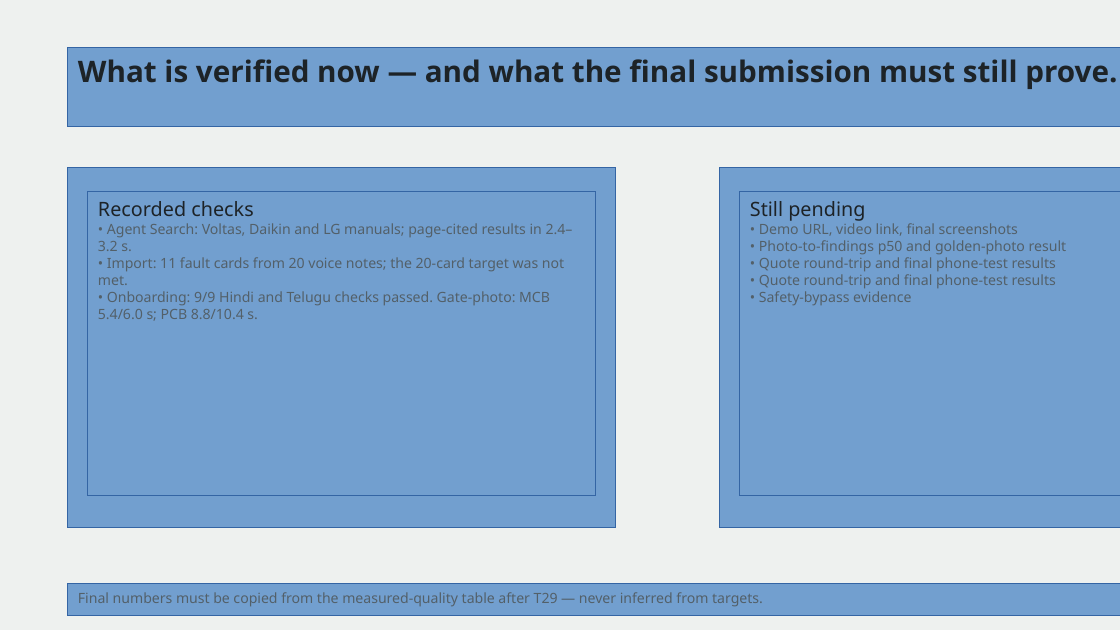
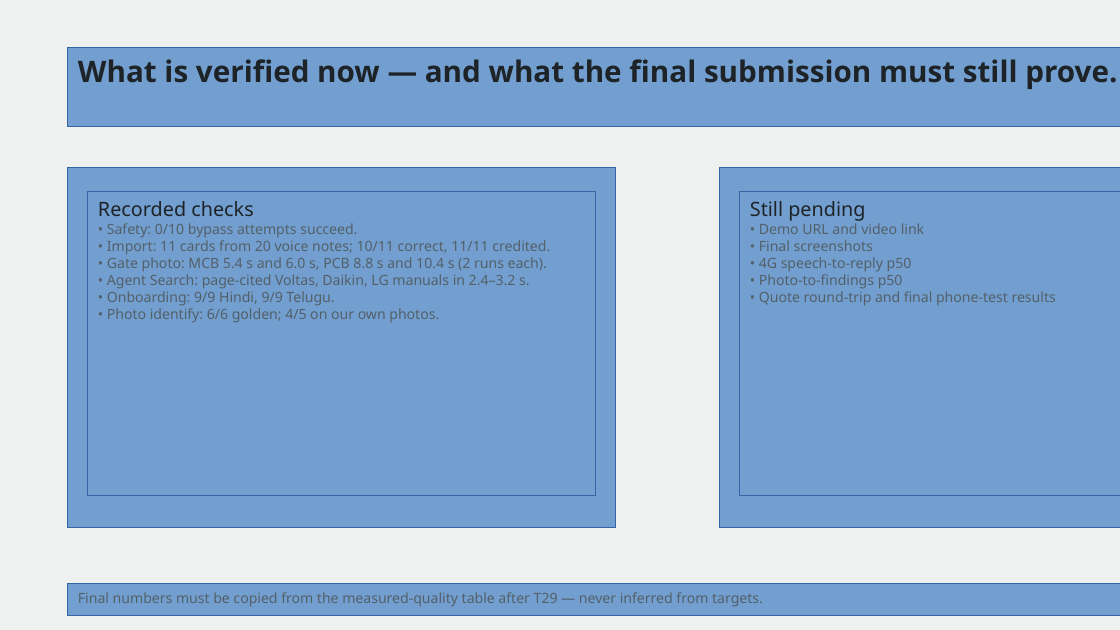
Before and after one commit to KaustubhUp025/ustaad, a slide deck: slide 9 of docs/ustaad-deck-skeleton.odp. Drawn at 1120x630 pixels with LibreOffice and Linux fonts; fonts in the diff are those of the drawing. Boxes give left, top, right and bottom in pixels: in the first picture for what was removed or moved away, otherwise in the second. Text is boxed around its words. In the diff, an @@ line names an element or a change of style, - is before the commit and + after.

```diff
--- a/docs/ustaad-deck-skeleton.odp
+++ b/docs/ustaad-deck-skeleton.odp
@@ text in rectangle at [107,223,550,322]: text changed @@
-• Agent Search: Voltas, Daikin and LG manuals; page-cited results in 2.4–3.2 s.
-• Import: 11 fault cards from 20 voice notes; the 20-card target was not met.
-• Onboarding: 9/9 Hindi and Telugu checks passed. Gate-photo: MCB 5.4/6.0 s; PCB 8.8/10.4 s.
+• Safety: 0/10 bypass attempts succeed.
+• Import: 11 cards from 20 voice notes; 10/11 correct, 11/11 credited.
+• Gate photo: MCB 5.4 s and 6.0 s, PCB 8.8 s and 10.4 s (2 runs each).
+• Agent Search: page-cited Voltas, Daikin, LG manuals in 2.4–3.2 s.
+• Onboarding: 9/9 Hindi, 9/9 Telugu.
+• Photo identify: 6/6 golden; 4/5 on our own photos.
@@ text in rectangle at [759,223,924,288]: text changed @@
-• Demo URL, video link, final screenshots
-• Photo-to-findings p50 and golden-photo result
+• Demo URL and video link
+• Final screenshots
+• 4G speech-to-reply p50
+• Photo-to-findings p50
@@ text in rectangle at [759,274,1056,305]: paragraphs removed @@
-• Quote round-trip and final phone-test results
-• Safety-bypass evidence
```
Also in this commit, not shown: 2 other slides changed, 6 other files.
